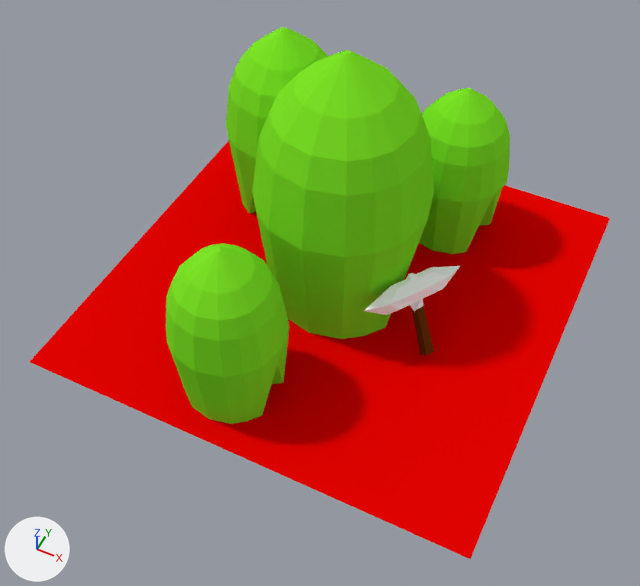
The Blender file King Of Kings Docs/NewModels/BuildingModels/Giant Liar/GiantLiar.blend: old version first, new version second.
Rendered twice from a 50 mm camera at (7.4, -16.18, 19.52) aimed at (0.41, -2.19, 2.03). Lighting does not change. The marker at lower left points along +X, +Y and +Z.
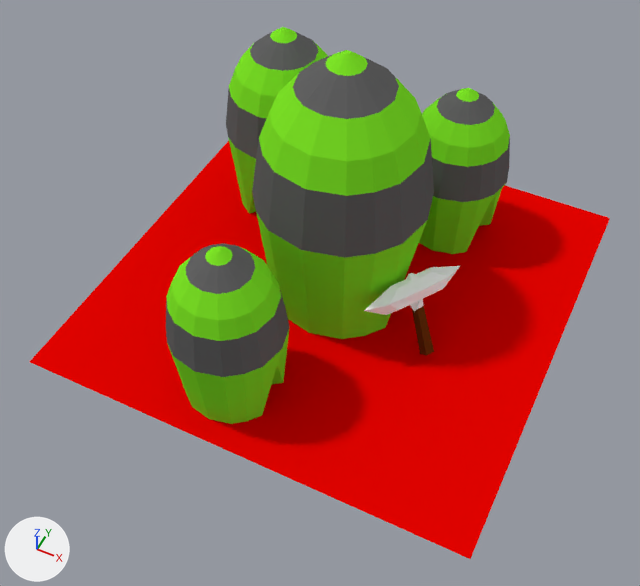
Scene script edits in JSON lines:
```json
{"op": "add", "block": "mat_material_007", "code": ["mat_material_007 = diffuse_material('Material.007')", "mat_material_007.base_color = (0.123, 0.123, 0.123)  # dark grey #626262"]}
{"block": "me_plane", "where": "me_plane.from_pydata(...)  # 146 vertices, 144 faces; spans x -2.41..2.41, y -2.41..2.41, z -0.06..7.95"}
{"block": "me_plane", "where": "# used by ob_plane; location = (0.0, 0.0, 0.0)"}
{"block": "me_plane", "change": "me_plane part 1: all 16 faces centred in x -2.17..2.17, y -2.17..2.17, z 4.57 switch from mat_material_005 (green #7fe728) to mat_material_007 (dark grey #626262)"}
{"block": "me_plane", "change": "me_plane part 2: all 16 faces centred in x -0.83..0.83, y -0.83..0.83, z 7.33 switch from mat_material_005 (green #7fe728) to mat_material_007 (dark grey #626262)"}
{"block": "me_plane_001", "where": "me_plane_001.from_pydata(...)  # 146 vertices, 144 faces; spans x -2.41..2.41, y -2.41..2.41, z -0.06..7.95"}
{"block": "me_plane_001", "where": "# used by ob_plane_001; location = (1.92, 3.87, 0.0); scale = (0.641, 0.641, 0.641)"}
{"block": "me_plane_001", "change": "me_plane_001 part 3: all 16 faces centred in x -2.17..2.17, y -2.17..2.17, z 4.57 switch from mat_material_005 (green #7fe728) to mat_material_007 (dark grey #626262)"}
{"block": "me_plane_001", "change": "me_plane_001 part 4: all 16 faces centred in x -0.83..0.83, y -0.83..0.83, z 7.33 switch from mat_material_005 (green #7fe728) to mat_material_007 (dark grey #626262)"}
{"block": "me_plane_002", "where": "me_plane_002.from_pydata(...)  # 146 vertices, 144 faces; spans x -2.41..2.41, y -2.41..2.41, z -0.06..7.95"}
{"block": "me_plane_002", "where": "# used by ob_plane_002; location = (-1.03, -4.51, 0.0); scale = (0.641, 0.641, 0.641)"}
{"block": "me_plane_002", "change": "me_plane_002 part 5: all 16 faces centred in x -2.17..2.17, y -2.17..2.17, z 4.57 switch from mat_material_005 (green #7fe728) to mat_material_007 (dark grey #626262)"}
{"block": "me_plane_002", "change": "me_plane_002 part 6: all 16 faces centred in x -0.83..0.83, y -0.83..0.83, z 7.33 switch from mat_material_005 (green #7fe728) to mat_material_007 (dark grey #626262)"}
{"block": "me_plane_003", "where": "me_plane_003.from_pydata(...)  # 146 vertices, 144 faces; spans x -2.41..2.41, y -2.41..2.41, z -0.06..7.95"}
{"block": "me_plane_003", "where": "# used by ob_plane_003; location = (-3.26, 2.88, 0.0); scale = (0.765, 0.765, 0.765)"}
{"block": "me_plane_003", "change": "me_plane_003 part 7: all 16 faces centred in x -2.17..2.17, y -2.17..2.17, z 4.57 switch from mat_material_005 (green #7fe728) to mat_material_007 (dark grey #626262)"}
{"block": "me_plane_003", "change": "me_plane_003 part 8: all 16 faces centred in x -0.83..0.83, y -0.83..0.83, z 7.33 switch from mat_material_005 (green #7fe728) to mat_material_007 (dark grey #626262)"}
```

Where the change shows, as pixel boxes [x1, y1, x2, y2] in the pictures (640 x 586 px):
```json
{"part": 1, "of": "me_plane", "change": "recoloured", "before": [252, 138, 434, 258], "after": [252, 138, 434, 258]}
{"part": 2, "of": "me_plane", "change": "recoloured", "before": [293, 55, 399, 119], "after": [293, 55, 399, 119], "on screen": "green to grey"}
{"part": 3, "of": "me_plane_001", "change": "recoloured", "before": [432, 138, 510, 202], "after": [432, 138, 510, 202]}
{"part": 4, "of": "me_plane_001", "change": "recoloured", "before": [437, 89, 495, 125], "after": [437, 89, 495, 125], "on screen": "green to grey"}
{"part": 5, "of": "me_plane_002", "change": "recoloured", "before": [166, 286, 289, 377], "after": [166, 286, 289, 377], "on screen": "green to grey"}
{"part": 6, "of": "me_plane_002", "change": "recoloured", "before": [186, 243, 255, 294], "after": [186, 243, 255, 294], "on screen": "green to grey"}
{"part": 7, "of": "me_plane_003", "change": "recoloured", "before": [226, 89, 267, 159], "after": [226, 89, 267, 159], "on screen": "green to grey"}
{"part": 8, "of": "me_plane_003", "change": "recoloured", "before": [250, 32, 318, 71], "after": [250, 32, 318, 71], "on screen": "green to grey"}
```
